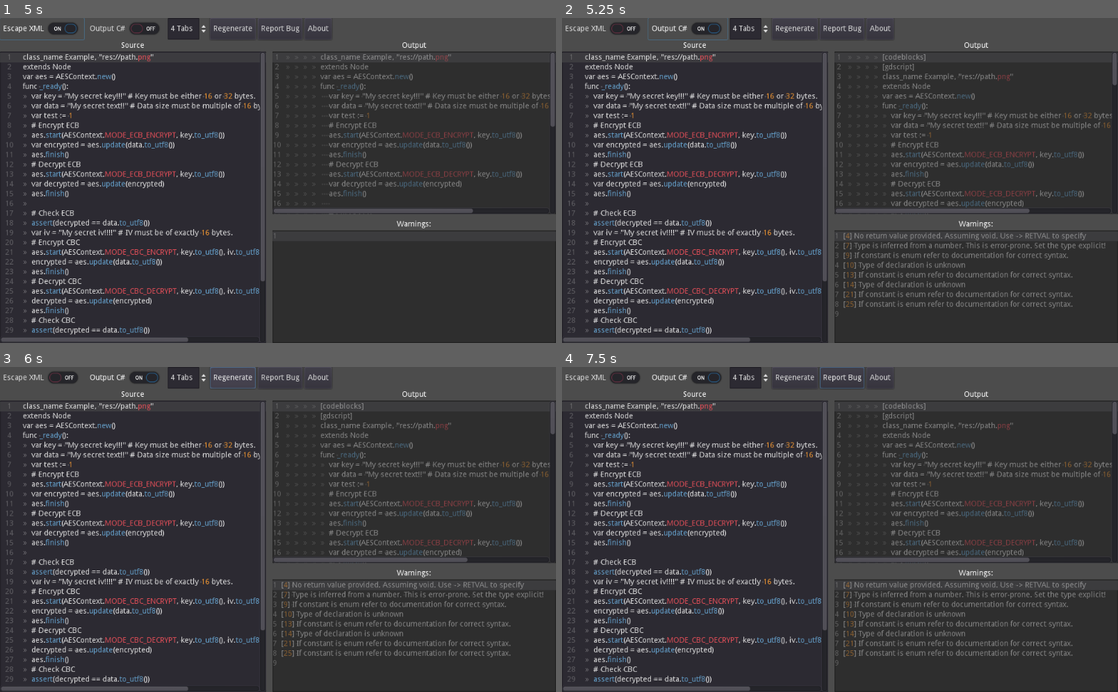
Above: before the commit, frames 1-4 (two rows, left to right).
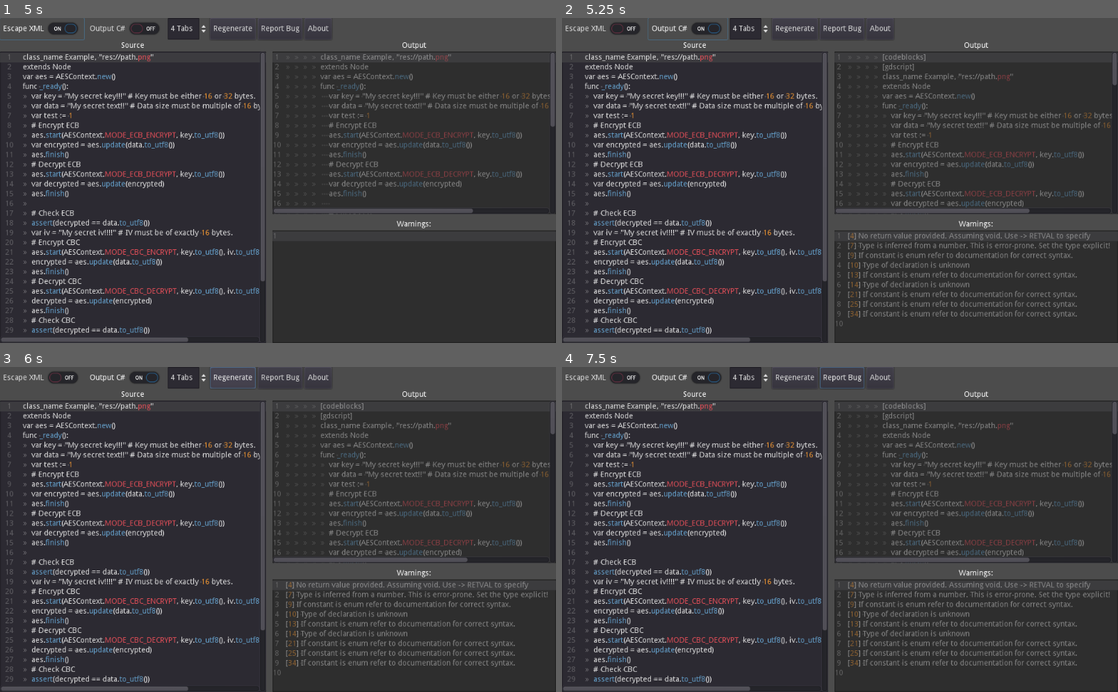
Above: after the commit, the same moments.

Repository: HaSa1002/codetranslator
Game: Godot game, scene res://Translator.tscn
The game is run twice, just before and just after one commit, with the same random seed, the same clock (stepped at 60 frames per second) and the same inputs.
Inputs:
- Up to frame 1 (5 s): click "Escape XML" at 0.5 s; click "Output C#" at 1.25 s; click "Regenerate" at 2 s; click "Report Bug" at 2.75 s; click "OK" at 3.5 s; click "Escape XML" at 4.25 s
- Up to frame 2 (5.25 s): click "Output C#" at 5 s
- Up to frame 3 (6 s): click "Regenerate" at 5.75 s
- Up to frame 4 (7.5 s): click "Report Bug" at 6.5 s; click "Browser opend" at 7.25 s

Frame 1 is identical in both runs. In frame 2, 2.4% of the frame differs, in the area x 49-99%, y 66-95%; in frame 3, 2.4%; in frame 4, 2.4%.

Commit message:
Fix brace content detection

Diff:
--- a/Translator.gd
+++ b/Translator.gd
@@ -165,7 +165,7 @@
 	var source = $HSplitContainer/Source/Source.text
 	if $Controls/CSharp.pressed:
 		output = "[codeblocks]\n[gdscript]\n%s\n[/gdscript]\n[csharp]\n%s\n[/csharp]\n[/codeblocks]" % \
-				[source, generate_csharp(source)]
+			[source, generate_csharp(source)]
 	if $Controls/EscapeXML.pressed:
 		output = escape_xml(source)
 	var tabs := int($Controls/Indention.value)
@@ -301,12 +301,12 @@
 			l = ""
 		if _is_if(l):
 			output += "if (%s)" % _convert_statement(current_line, _parse_statement(current_line, _convert_if(l)), \
-					global_scope_vars, local_vars, usings, false)
+				global_scope_vars, local_vars, usings, false)
 			l = ""
 		if _is_elif(l):
 			output += "else if (%s)" % _convert_statement(current_line, \
-					_parse_statement(current_line, _convert_elif(l)), \
-					global_scope_vars, local_vars, usings, false)
+				_parse_statement(current_line, _convert_elif(l)), \
+				global_scope_vars, local_vars, usings, false)
 			l = ""
 		if _is_else(l):
 			output += "else"
@@ -316,7 +316,7 @@
 			l = l.left(l.length() - 2).strip_edges()
 		if !l.empty():
 			output += _convert_statement(current_line, _parse_statement(current_line, l), \
-					global_scope_vars, local_vars, usings, !is_multiline)
+				global_scope_vars, local_vars, usings, !is_multiline)
 		if !comment.empty():
 			output += " //" + comment
 			comment = ""
@@ -341,7 +341,7 @@
 ## Replaces Tabs, &, <, >
 func escape_xml(source: String) -> String:
 	return source.replace("\t", "    ").replace("&", "&amp;") \
-			.replace("<", "&lt;").replace(">", "&gt;")
+		.replace("<", "&lt;").replace(">", "&gt;")
 
 
 
@@ -535,8 +535,8 @@
 ## Returns true if string begins with extends, class_name, or tool
 func _is_file_scope(string: String) -> bool:
 	return (string.begins_with("extends")
-			|| string.begins_with("class_name")
-			|| string.begins_with("tool"))
+		|| string.begins_with("class_name")
+		|| string.begins_with("tool"))
 
 
 ## Returns true, if string is a string
@@ -548,7 +548,8 @@
 ## Returns true if next method is .new(
 func _is_constructor(string: String) -> bool:
 	var new_pos = string.find(".new(")
-	return new_pos != -1 && new_pos <= string.find(".")
+	var brace = string.find("(")
+	return brace != 0 && new_pos != -1 && new_pos <= string.find(".")
 
 
 ## Returns true if string is a method
@@ -820,25 +821,20 @@
 
 
 ## Returns the correct comma position after closing brace
-func _get_correct_comma(argstr: String) -> int:
-	var brace_stack := [true]
-	var end_brace := -1
-	var search_pos := argstr.find("(") + 1
-	while !brace_stack.empty():
-		var bl = argstr.find("(", search_pos)
-		var br = argstr.find(")", search_pos)
-		if bl != -1 && (bl < br || br == -1):
-			brace_stack.push_back(true)
-			search_pos = bl + 1
-		elif br != -1 && (br < bl || bl == -1):
-			brace_stack.pop_back()
-			search_pos = br + 1
-			end_brace = br
-		else: break
-	var comma = argstr.find(",", end_brace)
-	if comma == -1:
-		return argstr.length()
-	return comma
+func _get_correct_comma(string: String, offset := 0) -> int:
+	var braces := 0
+	for i in string.length():
+		if string[i] == "(":
+			braces += 1
+			continue
+		if string[i] == ")":
+			braces -= 1
+			continue
+		if i < offset:
+			continue
+		if braces == 0 && string[i] == ",":
+			return i
+	return -1
 
 
 func _get_nodepath(string: String) -> String:
@@ -853,6 +849,22 @@
 		return string.substr(0, string.find("\"", 1) + 1)
 	var end = _get_end_of_expression(string)
 	return string.substr(0, end)
+
+
+func _get_brace_content(string: String) -> String:
+	var braces := 0
+	var first_brace := -1
+	for i in string.length():
+		if string[i] == "(":
+			if braces == 0:
+				first_brace = i + 1
+			braces += 1
+			continue
+		if string[i] == ")":
+			braces -= 1
+		if braces == 0 && first_brace != -1:
+			return string.substr(first_brace, i - first_brace)
+	return string.substr(first_brace)
 
 
 ### 			Converters 				  ###
@@ -971,7 +983,7 @@
 				else:
 					method = _pascal(s[1], _is_private(s[1])) + "(%s)"
 				_parse_using(s[1], usings)
-				var is_connect = s[1].begins_with("connect")
+				var is_connect = s[1] == "connect"
 				var connect_same_method = false
 				var j = 0
 				var arg_str = ""
@@ -995,7 +1007,7 @@
 				pass
 			"assignment", "comparison", "math":
 				result += _convert_statement(line, s[1], gsv, lsv, usings, false) + " %s " % s[2] + \
-						_convert_statement(line, s[3], gsv, lsv, usings, false)
+					_convert_statement(line, s[3], gsv, lsv, usings, false)
 				previous = "assignment/comparison"
 			"get_node":
 				result += "GetNode(\"%s\")" % s[1]
@@ -1205,46 +1217,40 @@
 			string = string.substr(nodepath.length() + 3)
 		elif _is_constructor(string):
 			var dot = string.find(".")
-			var end = _get_correct_comma(string.substr(dot + 4))
+			var brace_content = _get_brace_content(string)
+			var end = brace_content.length()
+			var args = _parse_statement(line, "new(%s)" % brace_content)
 			res.push_back([
 				"constructor",
 				string.substr(0, dot).strip_edges(),
-				_parse_statement(line, string.substr(dot + 4, end))
+				_parse_statement(line, "new(%s)" % brace_content)
 				])
-			if string.length() == dot + end + 6:
-				string = ""
-			else:
-				string = string.substr(dot + end + 6)
+			string = string.substr(dot + end + 6)
 		elif _is_method(string):
-			var method_brace_l = string.find("(")
-			var method_brace_r = string.find_last(")")
-			var m = ["method", string.substr(0, method_brace_l), []]
-			var last_comma = method_brace_l + 1
-			var comma = string.find(",", last_comma)
-
+			var m := ["method", string.substr(0, string.find("(")), []]
+			var brace_content := _get_brace_content(string)
+			var last_comma := 0
+			var comma := brace_content.find(",")
 			while comma != -1:
-				var s := string.substr(last_comma, comma - last_comma).strip_edges()
+				var s: String = brace_content.substr(last_comma, comma - last_comma).strip_edges()
 				if s.find("(") != -1:
-					var correct = _get_correct_comma(string.substr(last_comma))
+					var correct = _get_correct_comma(brace_content.substr(last_comma))
 					if correct != -1:
 						s = string.substr(last_comma, correct).strip_edges()
 						comma = last_comma + correct
+					else:
+						comma = -1
 				if !s.empty():
 					m[2].push_back(_parse_statement(line, s))
 				last_comma = comma + 1
-				comma = string.find(",", last_comma)
-				if comma < method_brace_r:
-					method_brace_r = string.find(")", comma)
-
-			var length = method_brace_r
-			if length != -1:
-				length -= last_comma
-			var s = string.substr(last_comma, length).strip_edges().rstrip(")")
+				comma = _get_correct_comma(brace_content, last_comma)
+
+			var s = brace_content.substr(last_comma).strip_edges()
 			if !s.empty():
 				m[2].push_back(_parse_statement(line, s))
-			if method_brace_r != -1:
-				method_brace_r += 2
-			string.erase(0, method_brace_r)
+			string = string.substr(m[1].length() + brace_content.length() + 2)
+			if string.begins_with("."):
+				string.erase(0,1)
 			res.push_back(m)
 		elif _is_group(string):
 			var position := 0
@@ -1265,7 +1271,7 @@
 		elif !skip_math && _is_math(string):
 			var math = _split_math(string)
 			var data = ["math", _parse_statement(line, math[0]),
-					 math[1], _parse_statement(line, math[2])]
+				math[1], _parse_statement(line, math[2])]
 			for d in data[1]:
 				if d[0] == "subscription":
 					skip_math = true;
@@ -1278,7 +1284,7 @@
 		elif _is_comparison(string):
 			var comparison = _split_comparison(string)
 			res.push_back(["comparison", _parse_statement(line, comparison[0]),
-					 comparison[1], _parse_statement(line, comparison[2])])
+				comparison[1], _parse_statement(line, comparison[2])])
 			string = ""
 		elif _is_negation(string):
 			res.push_back(["negation"])
@@ -1292,7 +1298,7 @@
 		elif _is_assignment(string):
 			var assignment = _split_assignment(string)
 			res.push_back(["assignment", _parse_statement(line, assignment[0]),
-					 assignment[1], _parse_statement(line, assignment[2])])
+				assignment[1], _parse_statement(line, assignment[2])])
 			string = ""
 		elif _is_constant(string):
 			res.push_back(["const", string])
